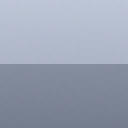
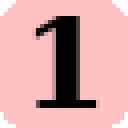
Comparing the layer stacks of the two w=128, h=128 images. Changes:
removed layer "glass_cover" over 0, 0, 128, 128
renamed "hor_gradients" to "1", showed it, painted on it over 0, 0, 128, 128
renamed "ver_gradients" to "base", showed it, painted on it over 0, 0, 128, 128
renamed "Background" to "unopened.png", hid it, painted on it over 0, 0, 128, 128
